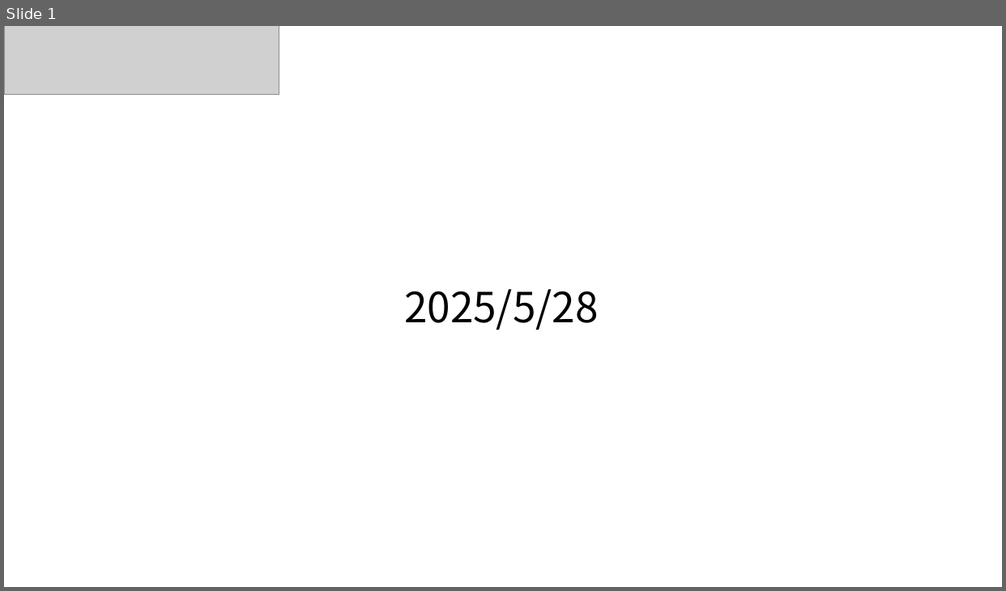
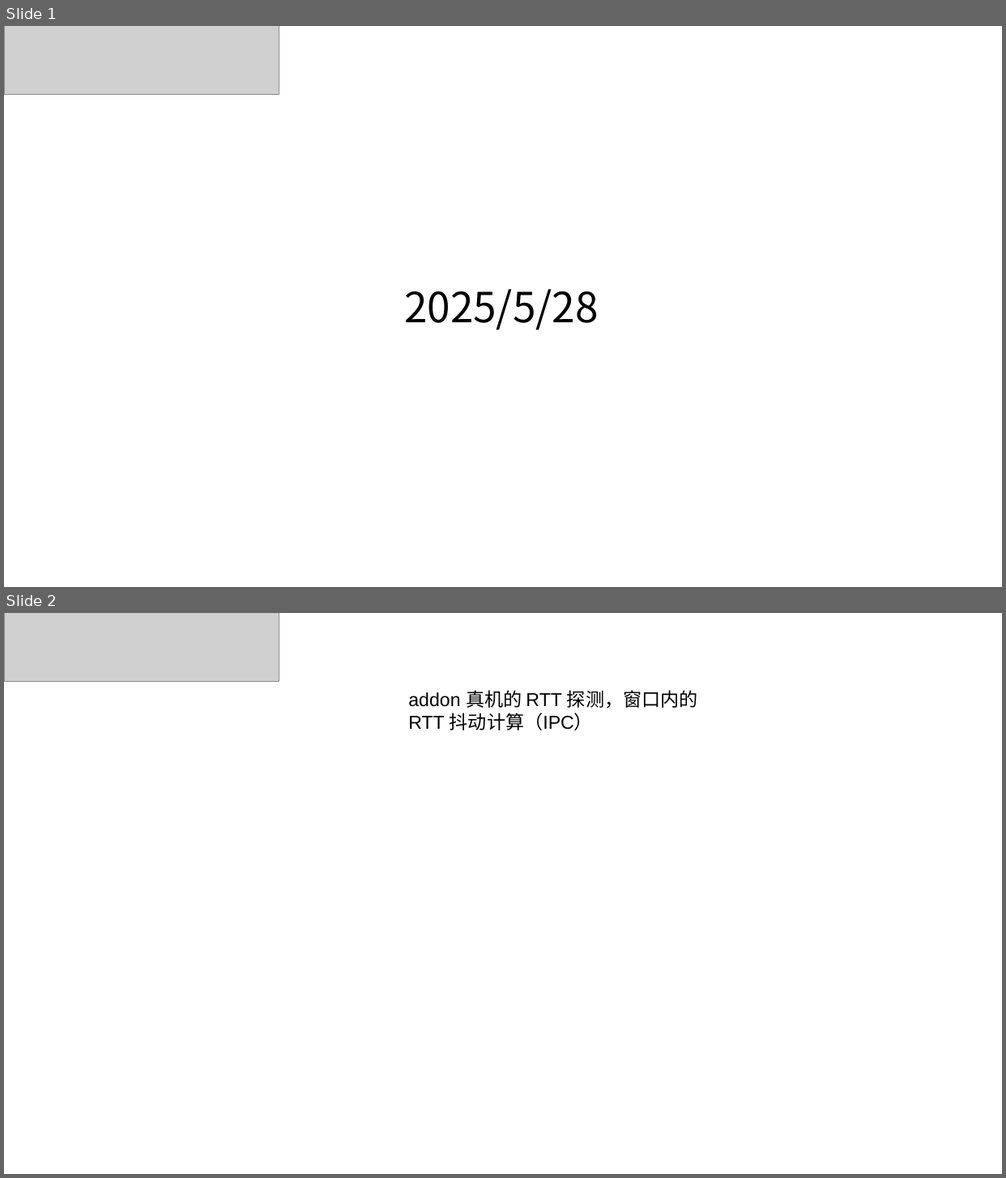
Before and after one commit to xuanmo60/ns3, a slide deck: doc/network.ppt. Shown one above the other, each under a label of ours: slide 1 before the commit, slides 1 and 2 after it. The pictures are 1006x591 and 1006x1178 pixels, drawn with LibreOffice and Linux fonts; fonts in the diff are those of the drawing; grey boxes stand for pictures; background and template pictures are left out. Boxes give left, top, right and bottom in pixels: in the first picture for what was removed or moved away, otherwise in the second. Text is boxed around its words. In the diff, an @@ line names an element or a change of style, - is before the commit and + after.

Commit message:
feat: Update ./doc/network.ppt

```diff
--- a/doc/network.ppt
+++ b/doc/network.ppt
@@ slide 2 added at box(4, 613, 1002, 1174), background picture (left out) @@
@@ picture added at box(4, 613, 279, 681) @@
@@ text added at box(408, 690, 698, 730), 18 pt, text #000000 @@
+addon 真机的 RTT 探测，窗口内的 RTT 抖动计算（IPC）
```
Also in this commit, not shown: 2 other slides added, 2 slides removed.
